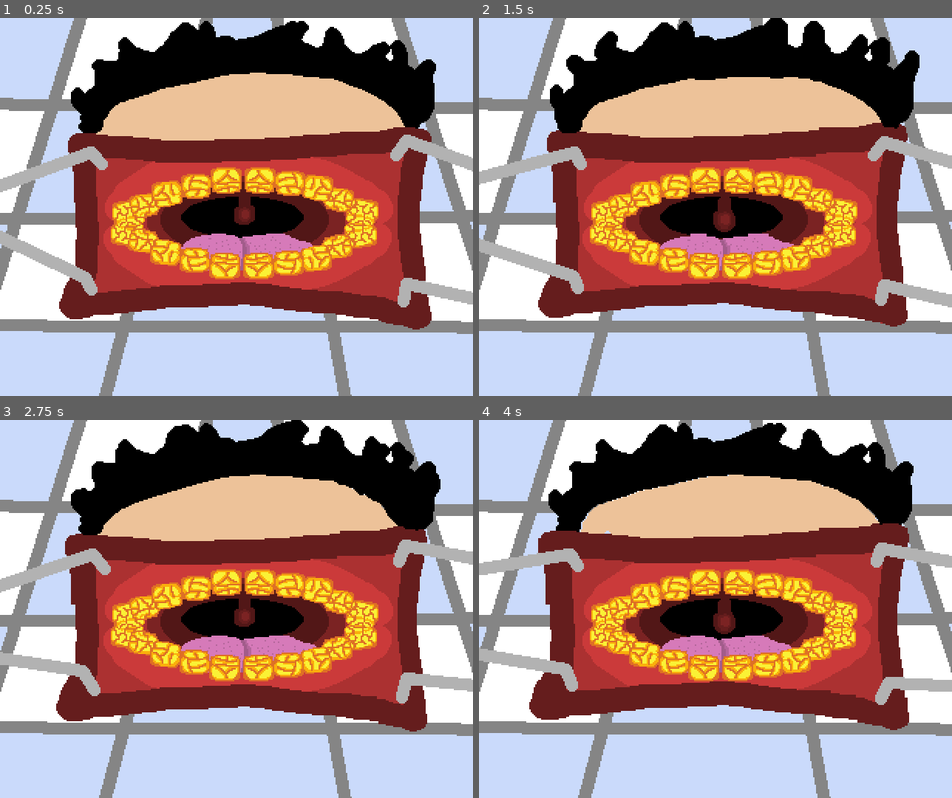
Above: before the commit, frames 1-4 (two rows, left to right).
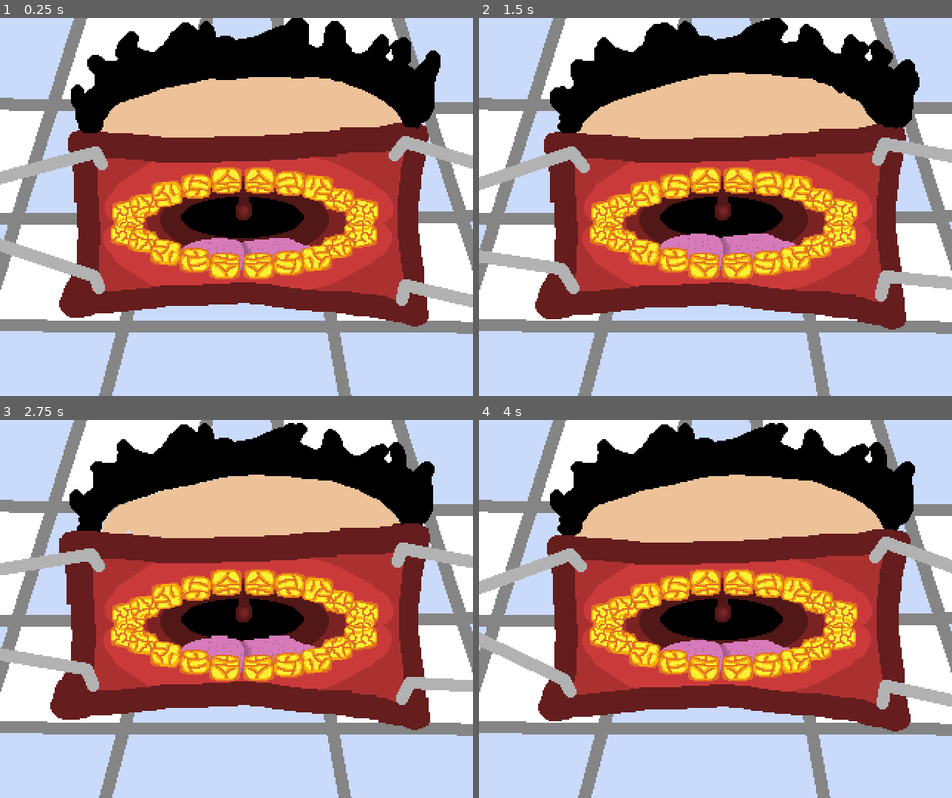
Above: after the commit, the same moments.

Repository: LiquidLemon/dentist-godot
Game: Godot game, scene res://scenes/Game.tscn
The game is run twice, just before and just after one commit, with the same random seed, the same clock (stepped at 60 frames per second) and the same inputs. This scene is started directly instead of the project's main scene.
Inputs:
- Up to frame 1 (0.25 s): no input
- Up to frame 2 (1.5 s): no input
- Up to frame 3 (2.75 s): no input
- Up to frame 4 (4 s): no input

The runs differ from the first frame. In frame 1, 3.9% of the frame differs, in the area x 0-100%, y 0-83%; in frame 2, 4.9%; in frame 3, 5.6%; in frame 4, 6.7%.

Commit message:
Add LEDs

Diff:
--- a/scenes/Game.tscn
+++ b/scenes/Game.tscn
@@ -144,6 +144,7 @@
 z_index = 5
 frames = SubResource( 9 )
 animation = "Idle"
+frame = 1
 playing = true
 centered = false
 
@@ -162,6 +163,7 @@
 position = Vector2( 166, 131 )
 z_index = 2
 frames = SubResource( 20 )
+frame = 3
 playing = true
 
 [node name="tongue" type="AnimatedSprite" parent="."]
@@ -169,6 +171,7 @@
 z_index = 2
 frames = SubResource( 25 )
 animation = "idle"
+frame = 2
 playing = true
 
 [node name="Bottom" parent="." instance=ExtResource( 7 )]
Binary file added: sprites/LED.png
Not shown, added: sprites/LED.png.import
Binary file added: sprites/LEDinPlace.png
Not shown, added: sprites/LEDinPlace.png.import
